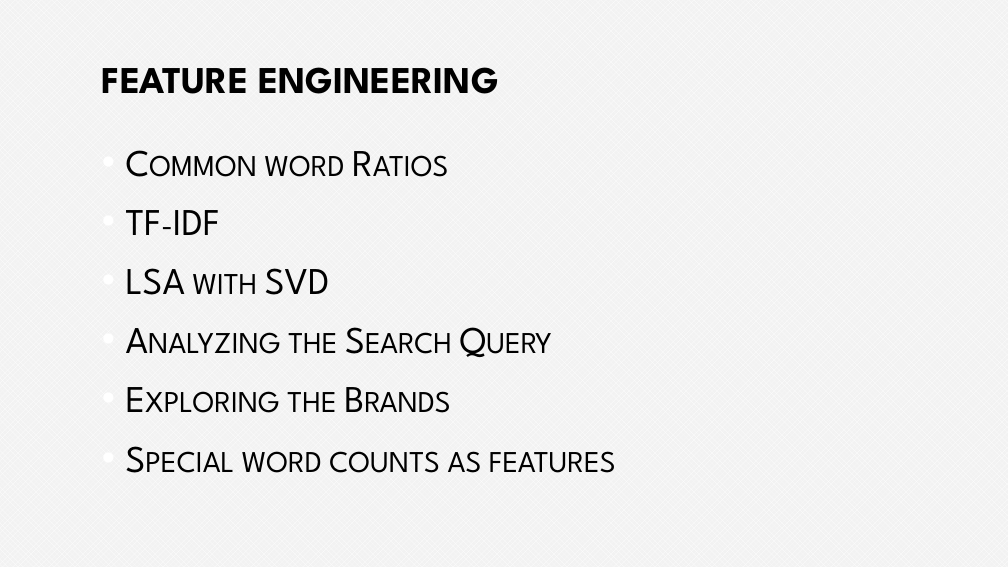
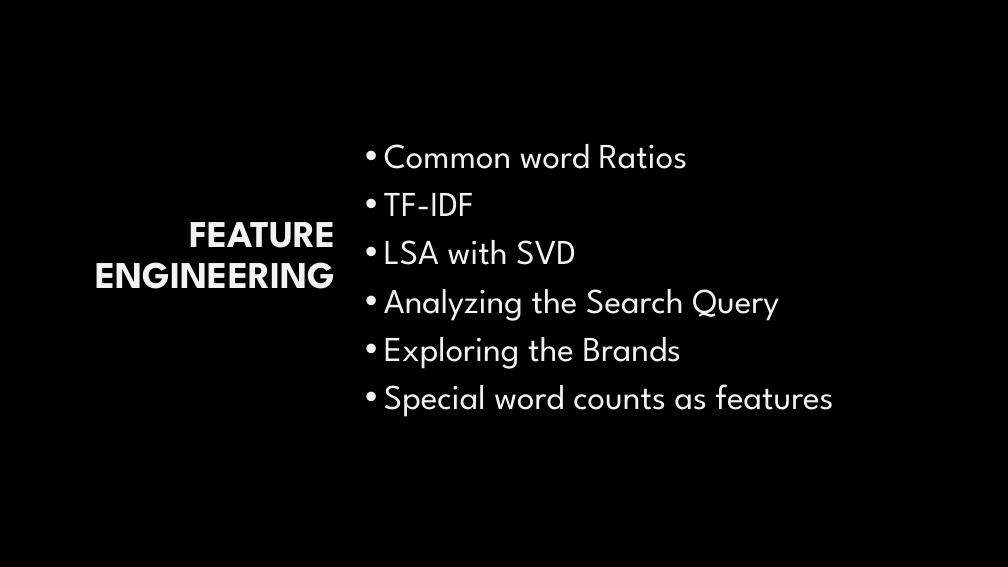
Before and after one commit to Iolaum/Phi1337, a slide deck: slide 6 of Presentation.pptx. Drawn at 1008x567 pixels with LibreOffice and Linux fonts; fonts in the diff are those of the drawing; background and template pictures are left out. Boxes give left, top, right and bottom in pixels: in the first picture for what was removed or moved away, otherwise in the second. Text is boxed around its words. In the diff, an @@ line names an element or a change of style, - is before the commit and + after.

```diff
--- a/Presentation.pptx
+++ b/Presentation.pptx
@@ background pattern #FFFFFF on #F2F2F2 to #000000 @@
@@ title "FEATURE ENGINEERING": place and size @@
-title "FEATURE ENGINEERING" at bbox=[102, 67, 498, 94]
+title "FEATURE ENGINEERING" at bbox=[95, 222, 335, 289]
@@ title "FEATURE ENGINEERING" at bbox=[95, 222, 335, 289]: text colour #000000 to #F2F2F2; alignment left to right; line spacing 1 to 0.9 @@
@@ text "Common word Ratios": place and size @@
-text "Common word Ratios" at bbox=[126, 155, 616, 473]
+text "Common word Ratios" at bbox=[384, 144, 834, 417]
@@ text "Common word Ratios" at bbox=[384, 144, 834, 417]: size 36 to 33.3 pt, text colour #000000 to #F2F2F2, small capitals off; indent changed; line spacing 1 to 0.9; less space between paragraphs @@
```
Also in this commit, not shown: 9 other slides changed.
